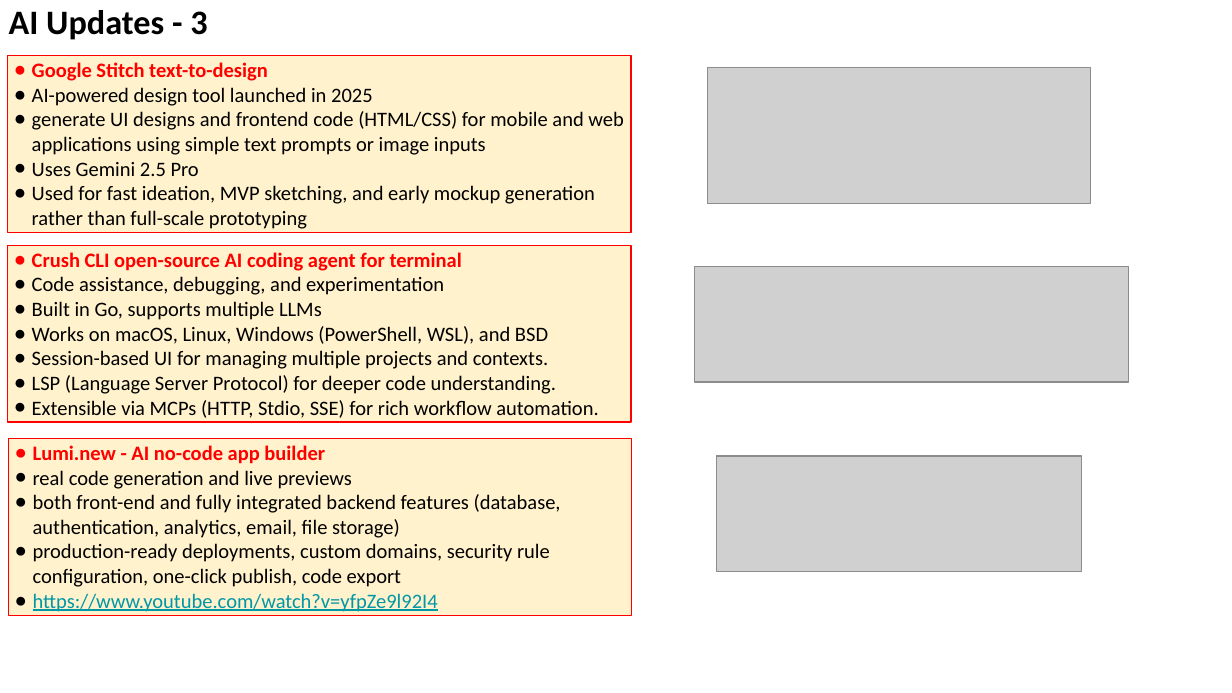
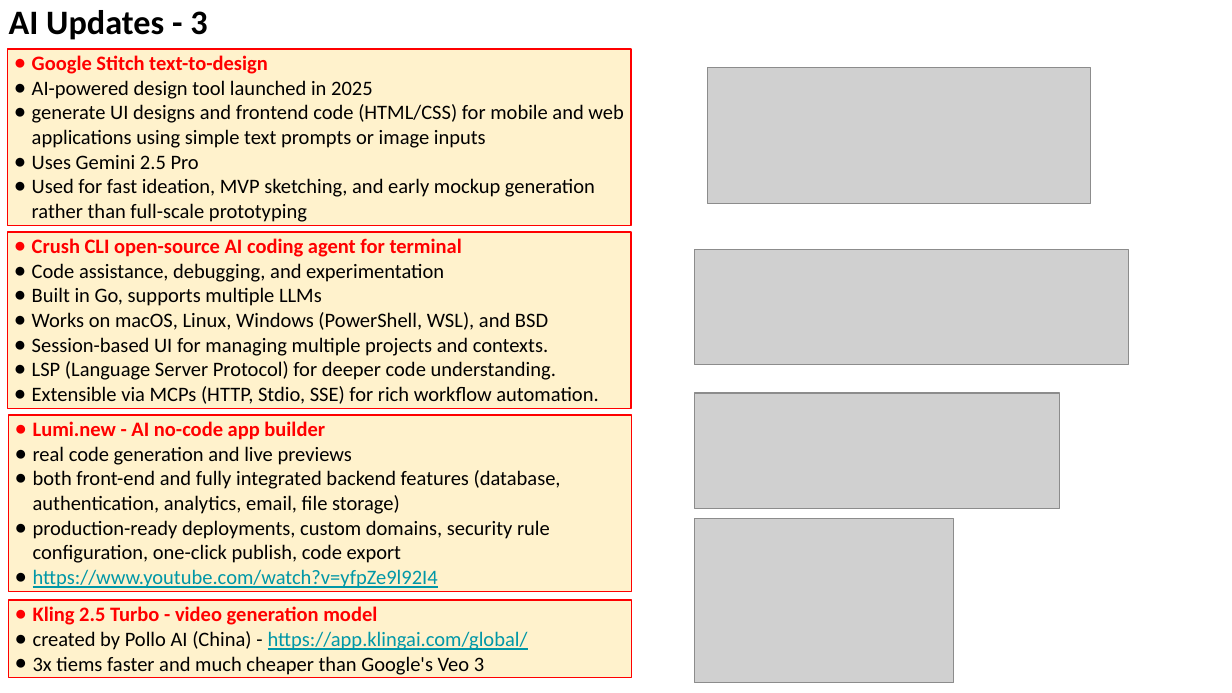
Before and after one commit to lselector/seminar, a slide deck: slide 10 of 2025/2025-09-26-AI-Updates.pptx. Drawn at 1232x693 pixels with LibreOffice and Linux fonts; fonts in the diff are those of the drawing; grey boxes stand for pictures. Boxes give left, top, right and bottom in pixels: in the first picture for what was removed or moved away, otherwise in the second. Text is boxed around its words. In the diff, an @@ line names an element or a change of style, - is before the commit and + after.

```diff
--- a/2025/2025-09-26-AI-Updates.pptx
+++ b/2025/2025-09-26-AI-Updates.pptx
@@ rectangle "Google Stitch text-to-design": place and size @@
-rectangle "Google Stitch text-to-design" at [7,55,631,232]
+rectangle "Google Stitch text-to-design" at [7,49,631,225]
@@ rectangle "Crush CLI open-source AI coding ...": place and size @@
-rectangle "Crush CLI open-source AI coding ..." at [7,245,631,421]
+rectangle "Crush CLI open-source AI coding ..." at [7,232,631,408]
@@ picture: place and size @@
-picture at [694,267,1127,383]
+picture at [694,250,1127,366]
@@ rectangle "Lumi.new - AI no-code app ...": place and size @@
-rectangle "Lumi.new - AI no-code app ..." at [9,439,632,615]
+rectangle "Lumi.new - AI no-code app ..." at [9,415,632,591]
@@ picture: place and size @@
-picture at [716,456,1082,572]
+picture at [694,393,1060,509]
@@ picture added at [694,519,954,683] @@
@@ rectangle added at [9,600,632,678], fill #FFF2CC, outline #FF0000 0.75 pt, 12 pt, text #000000 @@
+● Kling 2.5 Turbo - video generation model
+● created by Pollo AI (China) - https://app.klingai.com/global/
+● 3x tiems faster and much cheaper than Google's Veo 3
```
Also in this commit, not shown: 4 other slides changed, 1 slide added.
